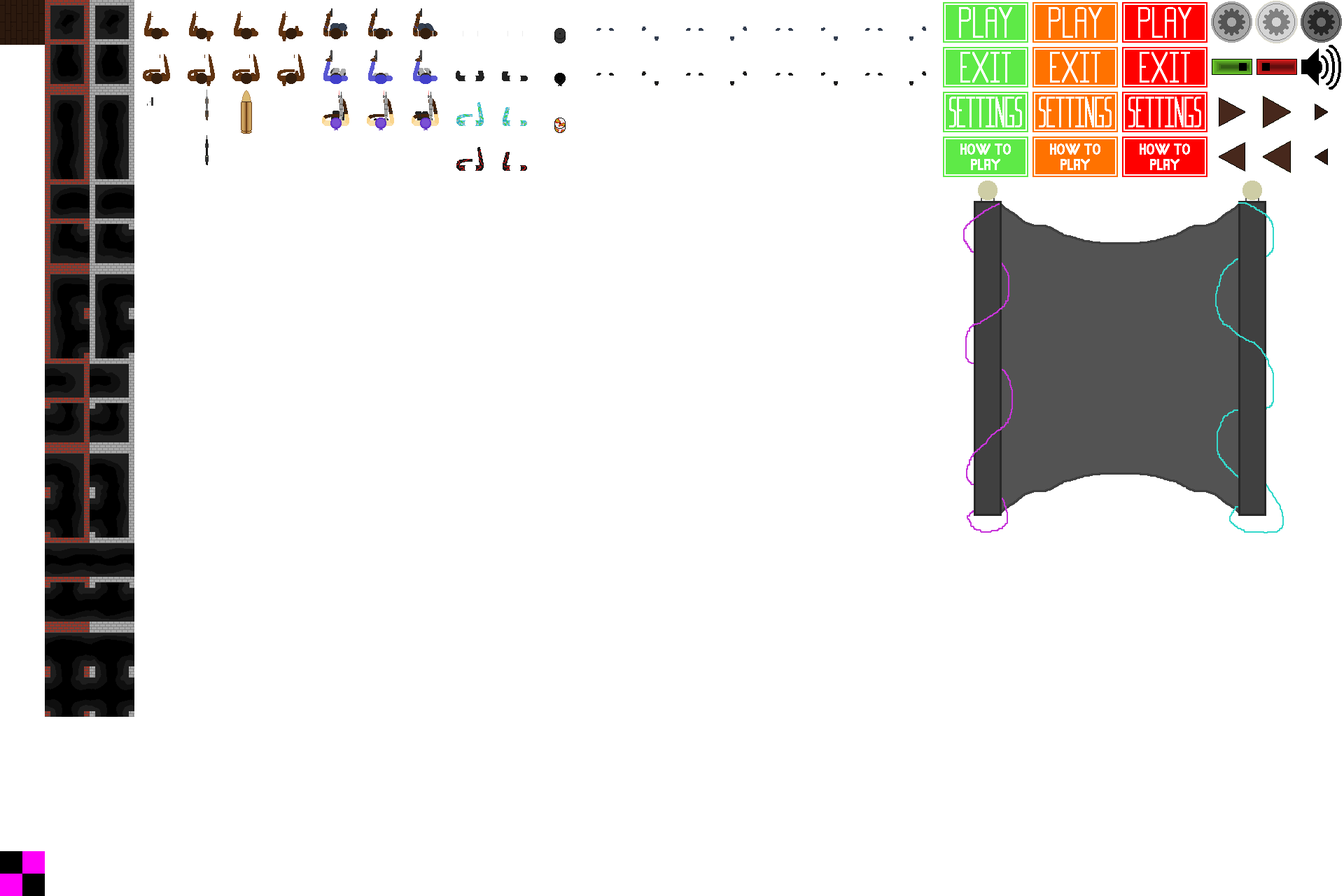
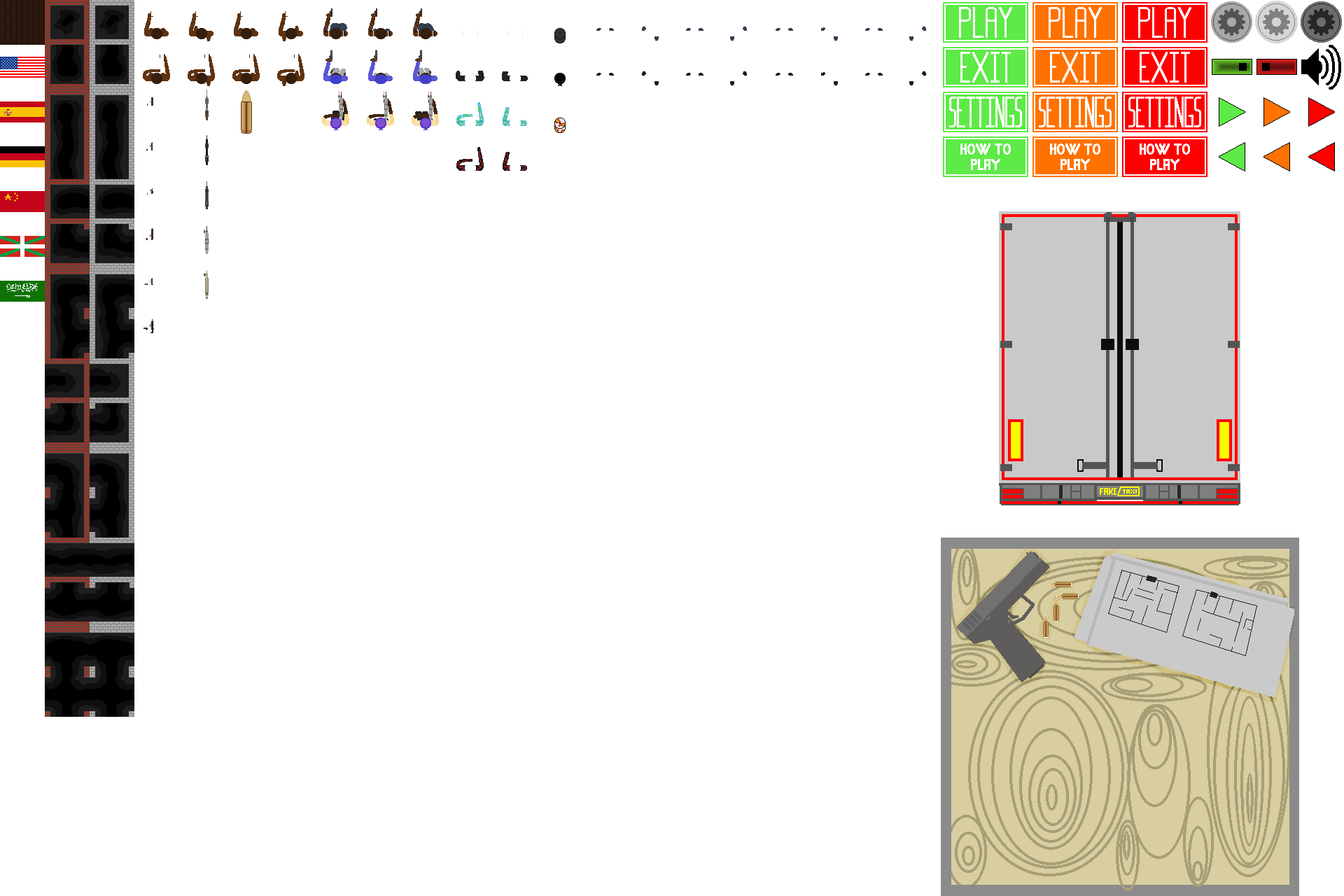
Before/after of a 1344×896 layered artwork. What changed in the layer stack:
added layer "htp_menu.png" above "settings_menu_v2.png" over [940,537,1299,896]
added layer "settings_menu_v2.png" above "left_arrow.png #1" over [998,211,1240,506]
added layer "left_arrow.png #1" above "right_arrow.png #1" over [1218,142,1335,172]
added layer "right_arrow.png #1" above "arabie_flag.png" over [1218,97,1335,127]
added layer "arabie_flag.png" above "basque_flag.png" over [0,280,45,302]
added layer "basque_flag.png" above "china_flag.png" over [0,235,45,257]
added layer "china_flag.png" above "german_flag.png" over [0,191,45,213]
added layer "german_flag.png" above "spain_flag.png" over [0,146,45,168]
added layer "spain_flag.png" above "usa_flag.png" over [0,101,45,123]
added layer "usa_flag.png" above "scar.png" over [0,56,45,78]
added layer "scar.png" above "FA456.png" over [203,270,209,299]
added layer "FA456.png" above "awp.png" over [203,226,209,255]
added layer "awp.png" above "uzi.png" over [205,181,209,210]
added layer "uzi.png" above "re_45.png" over [143,319,154,334]
added layer "re_45.png" above "revolver.png" over [144,277,154,285]
added layer "revolver.png" above "mini_gun.png" over [145,228,154,241]
added layer "mini_gun.png" above "m9.png" over [146,188,154,195]
added layer "m9.png" above "htp_button_v2.png #1" over [146,142,153,151]
hid "left_arrow.png" over [1218,139,1328,174]
hid "right_arrow.png" over [1218,95,1328,129]
hid "not found.png" over [0,850,45,896]
hid "settings_menu.png" over [962,180,1284,534]
